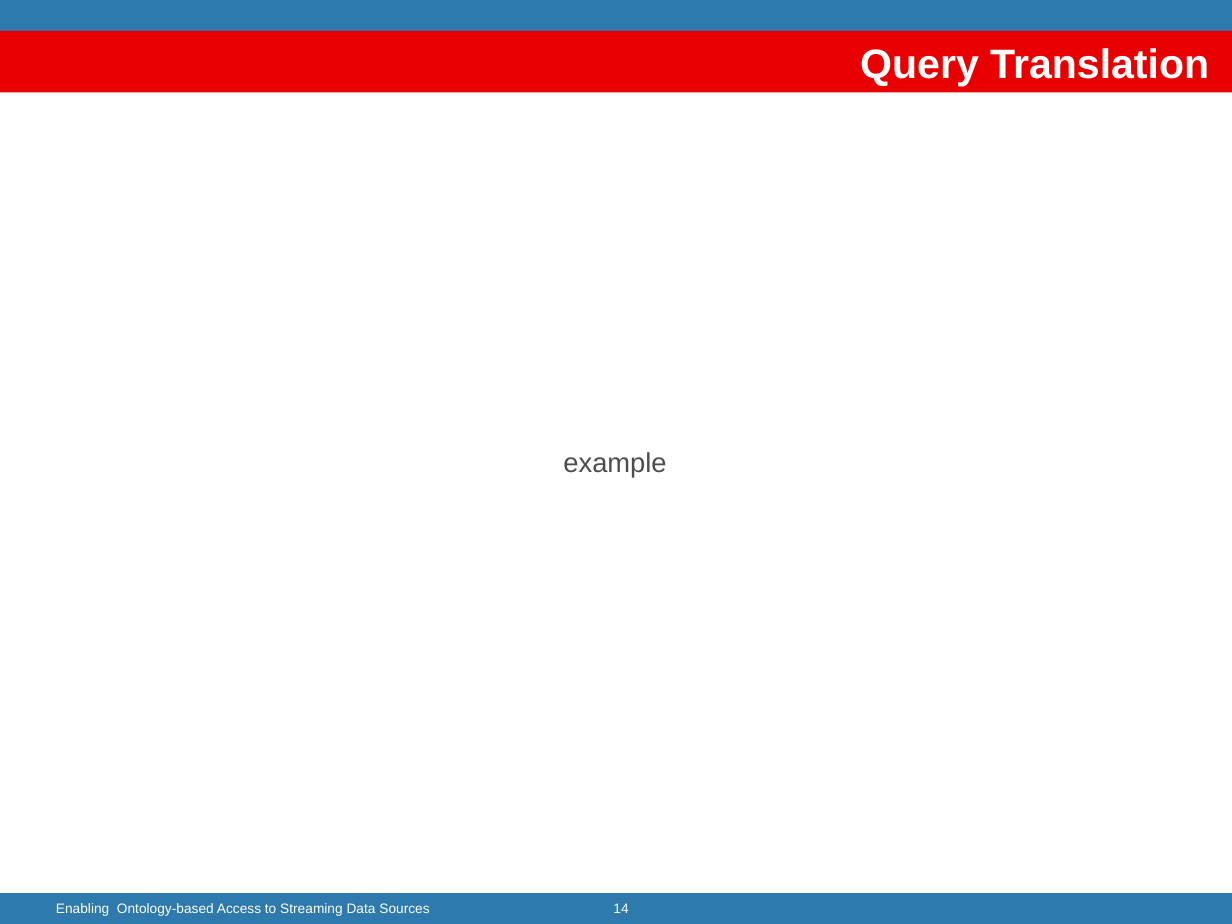
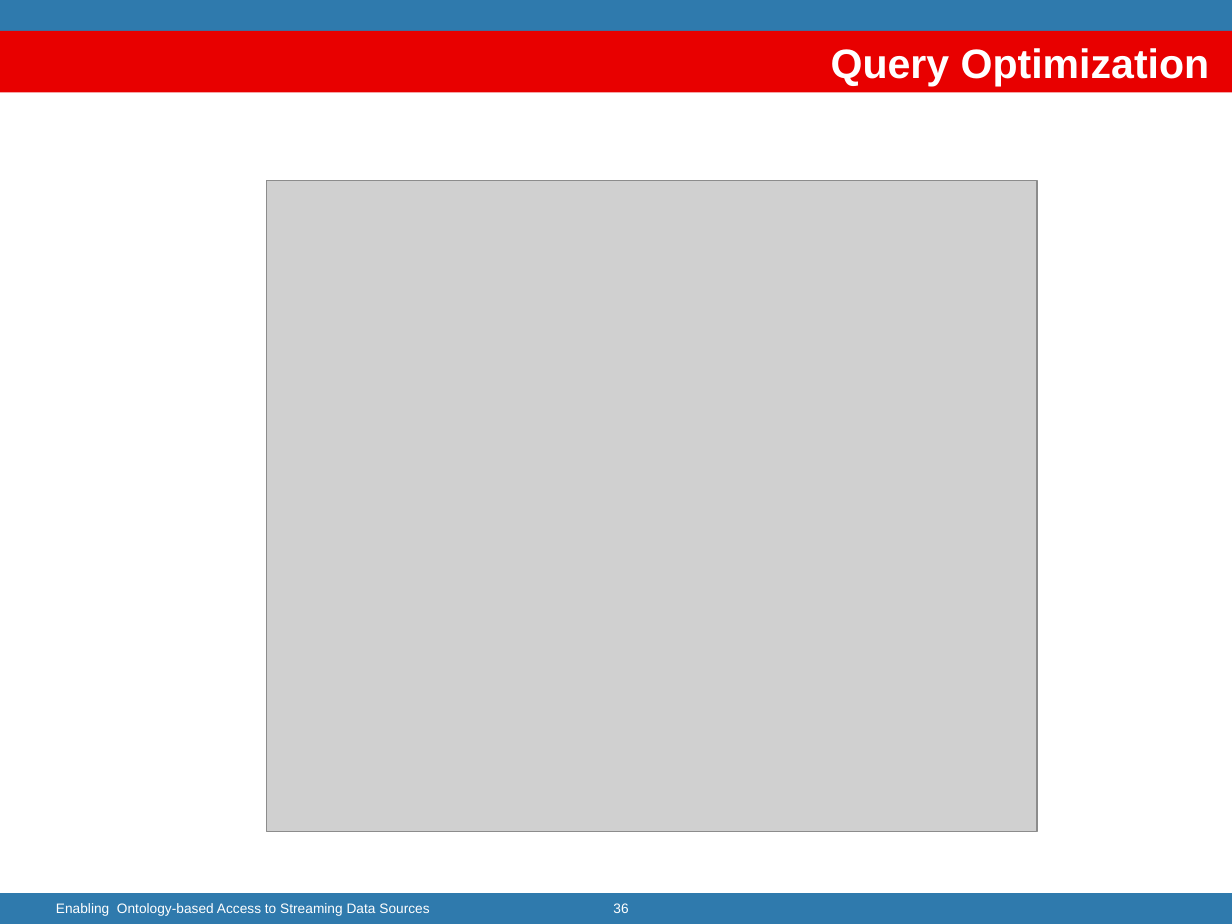
Before and after one commit to jpcik/morph-streams, a slide deck: slide 36 of doc/dis/EnablingStreamingDA/Enabling ontology-based Streaming Data Access.pptx (slide 14 before the commit). Drawn at 1232x924 pixels with LibreOffice and Linux fonts; fonts in the diff are those of the drawing; grey boxes stand for pictures; background and template pictures are left out. Boxes give left, top, right and bottom in pixels: in the first picture for what was removed or moved away, otherwise in the second. Text is boxed around its words. In the diff, an @@ line names an element or a change of style, - is before the commit and + after.

```diff
--- a/doc/dis/EnablingStreamingDA/Enabling ontology-based Streaming Data Access.pptx
+++ b/doc/dis/EnablingStreamingDA/Enabling ontology-based Streaming Data Access.pptx
@@ title at bbox=[831, 48, 1210, 86]: text changed @@
-Query Translation
+Query Optimization
@@ picture added at bbox=[267, 181, 1037, 832] @@
@@ text removed at bbox=[563, 452, 666, 478] @@
-example
@@ page number at bbox=[613, 903, 628, 913]: text changed @@
-14
+36
```
Also in this commit, not shown: 12 other slides changed, 18 slides added.
